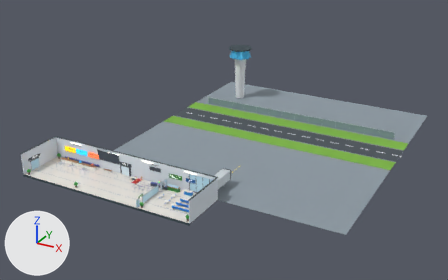
The glTF model 3d/assets/airport_terminal.glb: old version first, new version second.
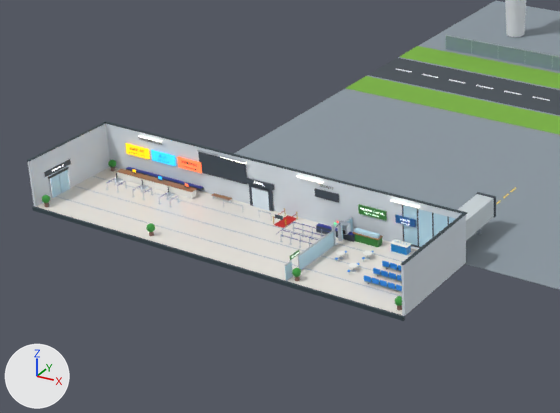
The first picture shows the older version from a 50 mm lens placed at (100.2, -120.1, 81.4), pointed at (13.0, 38.4, 2.1). The close-ups show the older and then the newer version on the part from 2% to 58% of the width and 29% to 95% of the height of that picture. Only the edits that show in the close-ups are written down. The lights are fixed; the arrows at lower left show +X, +Y and +Z. Where no turn or scale is listed for an object, it has been applied to the vertices. Vertices at exactly the same position are counted once.

Names of what the first close-up shows: 'AirportTerminal_static' and 2 more.
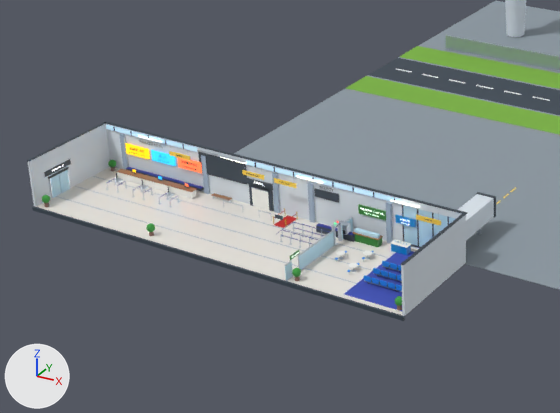
What changed in the scene script:
```text
Change me_airportterminal_static:
    remove me_airportterminal_static.from_pydata(...)  # 13926 vertices, 25616 faces; spans x -28.4..64.5, y -7.3..97.0, z -0.5..19.5
    add me_airportterminal_static.from_pydata(...)  # 15410 vertices, 28344 faces; spans x -28.4..64.5, y -7.3..97.0, z -0.5..19.5
    me_airportterminal_static part 1: a new loose piece, a box spanning x -25.35..-24.65, y 6.7..7.0, z 0.0..5.5, in mat_atstripe (greyish blue #9fb3c8)
    me_airportterminal_static part 2: a new loose piece, a box spanning x -11.35..-10.65, y 6.7..7.0, z 0.0..5.5, in mat_atstripe (greyish blue #9fb3c8)
    me_airportterminal_static part 3: a new loose piece, a box spanning x 0.15..0.85, y 6.7..7.0, z 0.0..5.5, in mat_atstripe (greyish blue #9fb3c8)
    me_airportterminal_static part 4: a new loose piece, a box spanning x 5.65..6.35, y 6.7..7.0, z 0.0..5.5, in mat_atstripe (greyish blue #9fb3c8)
    me_airportterminal_static part 5: a new loose piece, a box spanning x 17.25..17.95, y 6.7..7.0, z 0.0..5.5, in mat_atstripe (greyish blue #9fb3c8)
    me_airportterminal_static part 6: a new loose piece, a box spanning x -27.8..-12.0, y 6.8..6.86, z 5.8..6.4, in mat_atskyglass (blue #bfe6ff, glowing blue #7690a0)
    me_airportterminal_static part 7: a new loose piece, a box spanning x -4.0..19.3, y 6.8..6.86, z 5.8..6.4, in mat_atskyglass (blue #bfe6ff, glowing blue #7690a0)
    me_airportterminal_static part 8: the loose piece of 8 vertices spanning x 20.3..26.9, y -1.0..-0.6, z 0.3 is copied, and the copy is scaled about its middle by (1.26, 25.2, 0.15), then moved by (0.1, 0.8, -0.3), in mat_atgatecarpet (blue #3f51b5); it spans x 19.6..27.9, y -6.3..6.3, z 0.0
    me_airportterminal_static part 9: a new loose piece, a box spanning x -15.7..-12.3, y 5.54..5.66, z 5.0..5.6, in mat_atwaysign (yellow #ffd54f)
    me_airportterminal_static part 10: a new loose piece, a box spanning x -3.7..-0.3, y 5.54..5.66, z 5.0..5.6, in mat_atwaysign (yellow #ffd54f)
    me_airportterminal_static part 11: a new loose piece, a box spanning x 1.3..4.7, y 5.54..5.66, z 5.0..5.6, in mat_atwaysign (yellow #ffd54f)
    me_airportterminal_static part 12: a new loose piece, a box spanning x 22.3..25.7, y 5.54..5.66, z 5.0..5.6, in mat_atwaysign (yellow #ffd54f)
    me_airportterminal_static part 13: 52 vertices moved from x -21.5..9.4, y 6.8, z 5.3..5.8 to x -21.4..9.4, y 6.8, z 5.0..5.4; 449 vertices removed from x -21.5..9.5, y 6.8, z 5.3..5.8; 1657 vertices added at x -22.1..25.4, y 5.5..6.9, z 4.9..6.6
    me_airportterminal_static part 14: 12 faces spanning x 18.6..21.4, y 6.7..6.9, z 3.1..4.1 switch from mat_atwatersign (blue #01579b) to mat_atwaterbar (blue #0288d1)
    me_airportterminal_static part 15: 12 faces spanning x -11.0..59.0, y 70.0, z -0.2..2.2 switch from mat_atfence (greyish blue #90a4ae) to mat_atmetal (light grey #b8c2cc)
    me_airportterminal_static part 16: 12 faces spanning x 24.8..27.2, y 7.3..16.3, z 1.8..4.4 switch from mat_atbridge (light grey #cfd8dc) to mat_atwall (white #dde6ee)
    other edits to the shape of me_airportterminal_static do not show in these pictures
    remove me_airportterminal_static.materials.append(mat_atcap)  # dark blue #37474f
    remove me_airportterminal_static.materials.append(mat_attunnel)  # black #1b1b1b
    remove me_airportterminal_static.materials.append(mat_atexitsign)  # green #2e7d32
    remove me_airportterminal_static.materials.append(mat_atknish)  # orange #d7a15a
    remove me_airportterminal_static.materials.append(mat_atasphalt)  # greyish blue #4a5259
    remove me_airportterminal_static.materials.append(mat_atpaint)  # white #f5f5f5
    remove me_airportterminal_static.materials.append(mat_attaxiline)  # yellow #ffd54f
    remove me_airportterminal_static.materials.append(mat_attower)  # white #eceff1
    remove me_airportterminal_static.materials.append(mat_attowerglass)  # blue #4fc3f7
    add me_airportterminal_static.materials.append(mat_atskyglass)  # blue #bfe6ff, glowing blue #7690a0
    add me_airportterminal_static.materials.append(mat_atgatecarpet)  # blue #3f51b5
    add me_airportterminal_static.materials.append(mat_atwaysign)  # yellow #ffd54f
```

Changed parts and their boxes [x1, y1, x2, y2] in the close-ups (560 x 413 px):
part 1 of me_airportterminal_static, added
    after: [120, 134, 129, 169]
part 2 of me_airportterminal_static, added
    after: [201, 155, 210, 194]
part 3 of me_airportterminal_static, added
    after: [272, 173, 280, 213]
part 4 of me_airportterminal_static, added
    after: [307, 182, 315, 223]
part 5 of me_airportterminal_static, added
    after: [386, 202, 393, 243]
part 6 of me_airportterminal_static, added
    after: [106, 125, 198, 152]
part 7 of me_airportterminal_static, added
    after: [246, 160, 400, 204]
part 8 of me_airportterminal_static, added (blue)
    after: [344, 251, 414, 311]
part 9 of me_airportterminal_static, added
    after: [169, 151, 190, 161]
part 10 of me_airportterminal_static, added
    after: [242, 170, 264, 180]
part 11 of me_airportterminal_static, added
    after: [274, 178, 297, 188]
part 12 of me_airportterminal_static, added
    after: [416, 215, 441, 226]
part 13 of me_airportterminal_static, reshaped
    before: [143, 138, 333, 190]
    after: [139, 135, 439, 222]
part 14 of me_airportterminal_static, recoloured
    both: [395, 215, 416, 227]
part 15 of me_airportterminal_static, edited (looks the same)
    both: [446, 36, 560, 71]
part 16 of me_airportterminal_static, recoloured (light grey to white)
    both: [458, 194, 494, 223]
